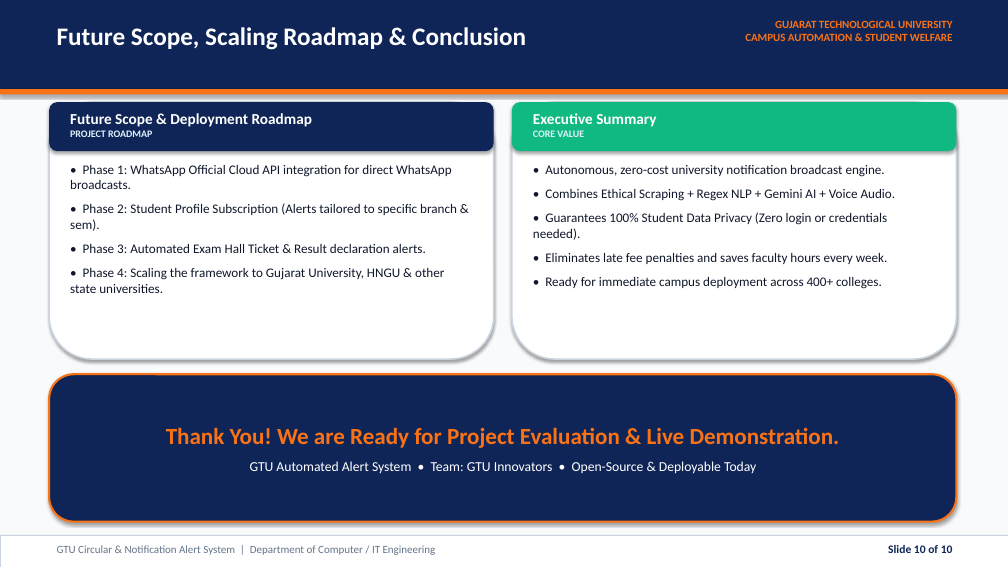
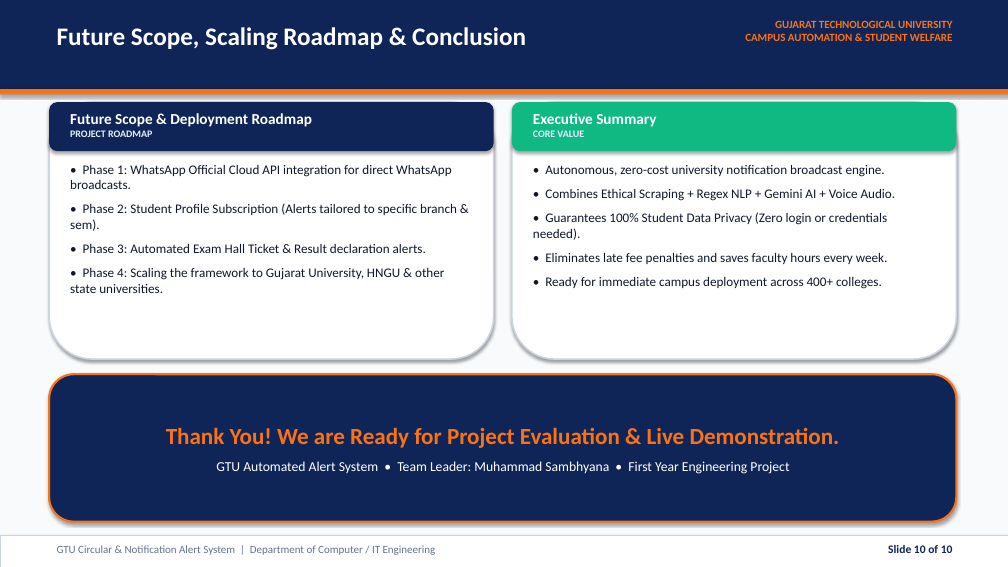
Before and after one commit to SMuhammad24/GTUAlertsystem, a slide deck: slide 10 of PPT_GTU_Alert_System_Presentation.pptx. Drawn at 1008x567 pixels with LibreOffice and Linux fonts; fonts in the diff are those of the drawing. Boxes give left, top, right and bottom in pixels: in the first picture for what was removed or moved away, otherwise in the second. Text is boxed around its words. In the diff, an @@ line names an element or a change of style, - is before the commit and + after.

Commit message:
Update presentation deck: First Year Project, Team Leader Muhammad Sambhyana, and all 8 team members

```diff
--- a/PPT_GTU_Alert_System_Presentation.pptx
+++ b/PPT_GTU_Alert_System_Presentation.pptx
@@ text in rounded rectangle at box(216, 461, 789, 474): text changed @@
-GTU Automated Alert System • Team: GTU Innovators • Open-Source & Deployable Today
+GTU Automated Alert System • Team Leader: Muhammad Sambhyana • First Year Engineering Project
```
Also in this commit, not shown: 1 slide added, 1 slide removed, 5 other files.
